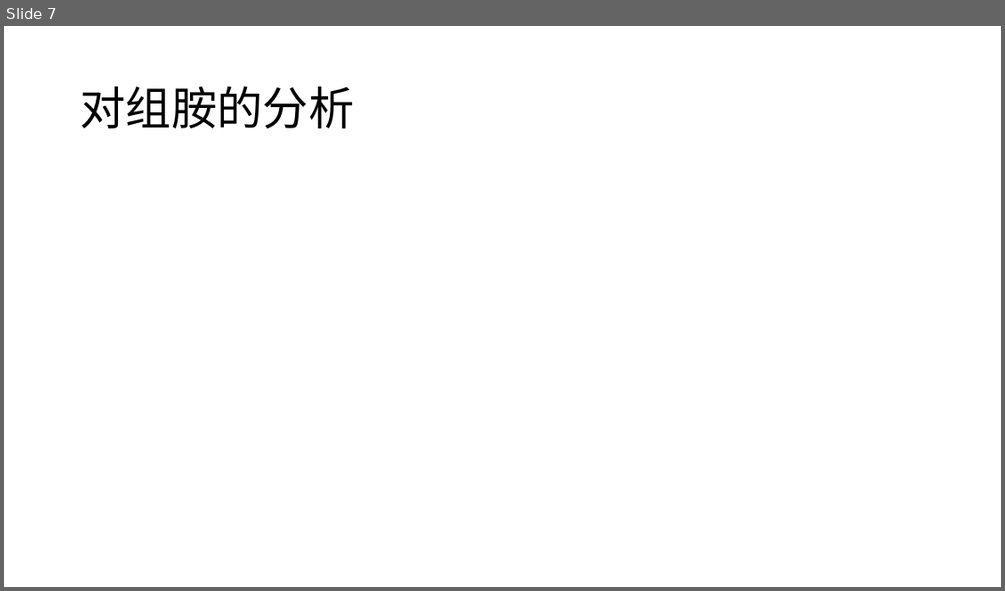
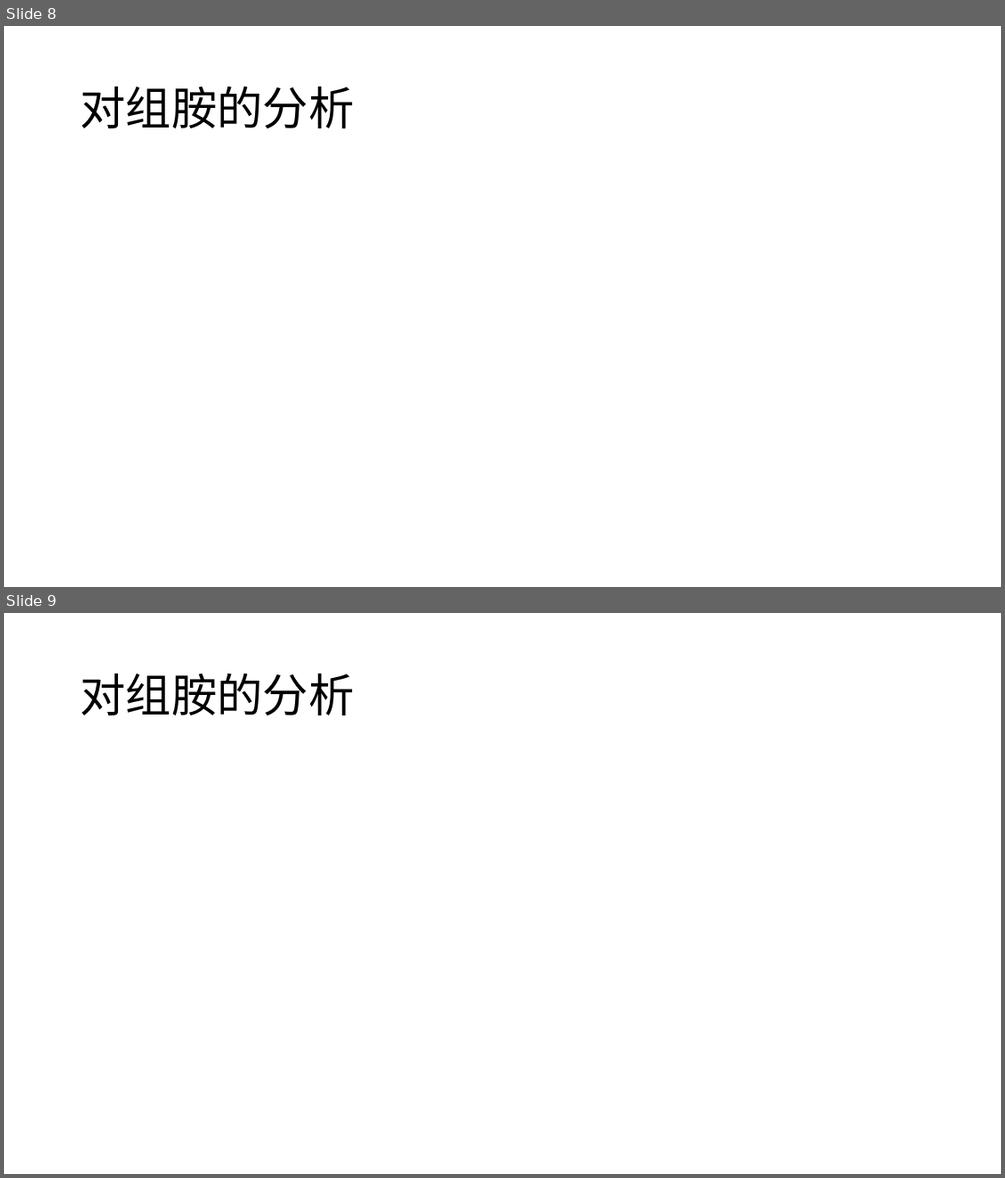
Before and after one commit to yuanjingsong/MCM_Homework, a slide deck: PreG21.pptx. Shown one above the other, each under a label of ours: slide 7 before the commit, slides 8 and 9 after it. The pictures are 1005x591 and 1005x1178 pixels, drawn with LibreOffice and Linux fonts; fonts in the diff are those of the drawing; grey boxes stand for pictures. Boxes give left, top, right and bottom in pixels: in the first picture for what was removed or moved away, otherwise in the second. Text is boxed around its words. In the diff, an @@ line names an element or a change of style, - is before the commit and + after.

```diff
--- a/PreG21.pptx
+++ b/PreG21.pptx
@@ slide 9 added at <box>4,613,1001,1174</box>, background #FFFFFF @@
@@ title added at <box>80,674,354,715</box>, 44 pt, text #000000 @@
+对组胺的分析
@@ what was slide 7 is now slide 8 @@
```
Also in this commit, not shown: 3 slides changed, 16 other slides added, 2 other files.
